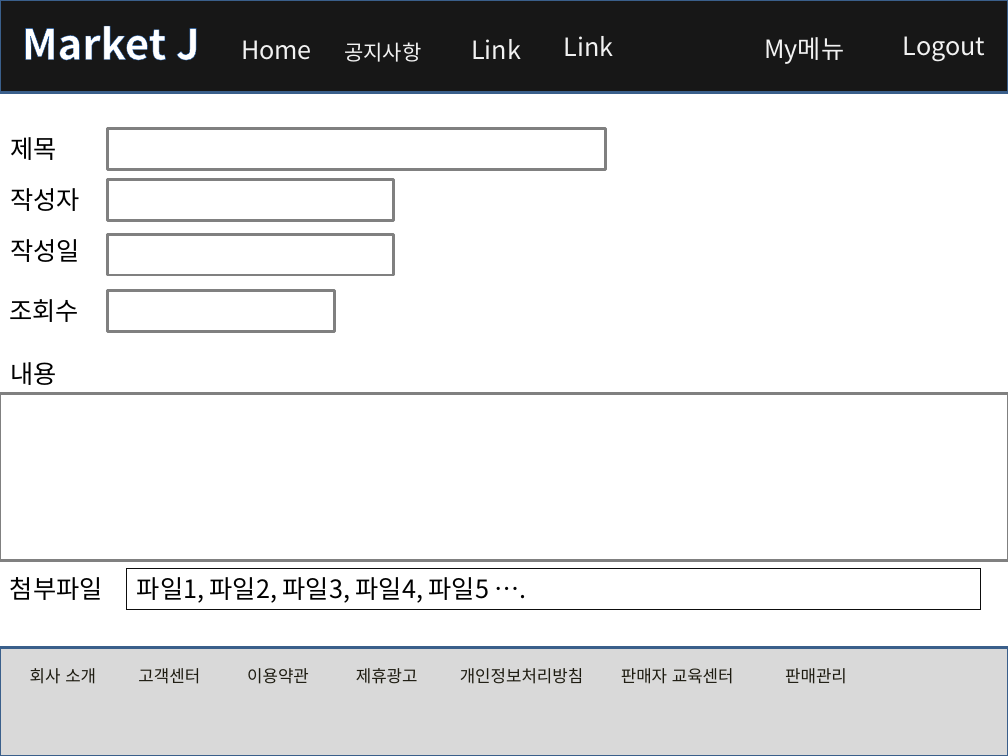
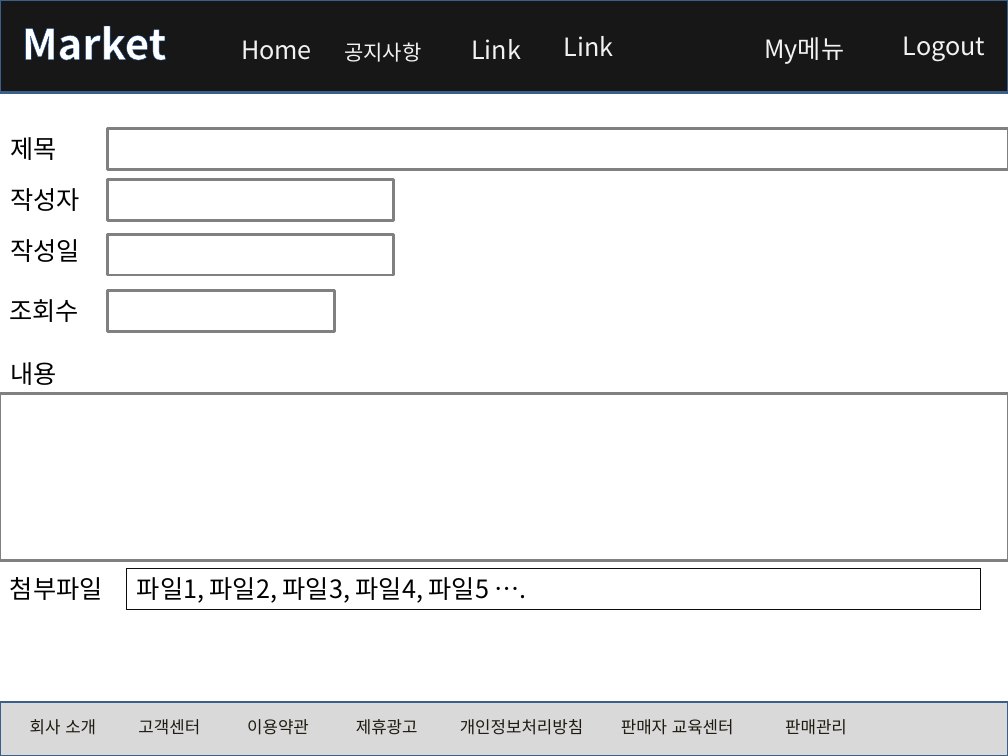
Before and after one commit to rosangels2/market, a slide deck: slide 27 of 포트폴리오/스토리보드/스토리보드.pptx (slide 25 before the commit). Drawn at 1008x756 pixels with LibreOffice and Linux fonts; fonts in the diff are those of the drawing. Boxes give left, top, right and bottom in pixels: in the first picture for what was removed or moved away, otherwise in the second. Text is boxed around its words. In the diff, an @@ line names an element or a change of style, - is before the commit and + after.

```diff
--- a/포트폴리오/스토리보드/스토리보드.pptx
+++ b/포트폴리오/스토리보드/스토리보드.pptx
@@ text at [22,26,167,61]: text changed @@
-Market J
+Market
@@ rectangle: place and size @@
-rectangle at [107,128,605,168]
+rectangle at [107,128,1008,168]
@@ rectangle: place and size @@
-rectangle at [0,648,1008,756]
+rectangle at [0,702,1008,756]
@@ text "회사 소개 고객센터 이용약관 제휴광고 ...": place and size @@
-text "회사 소개 고객센터 이용약관 제휴광고 ..." at [30,668,847,684]
+text "회사 소개 고객센터 이용약관 제휴광고 ..." at [30,719,847,735]
```
Also in this commit, not shown: 35 other slides changed, 1 slide added, 1 slide removed, 4 other files.
